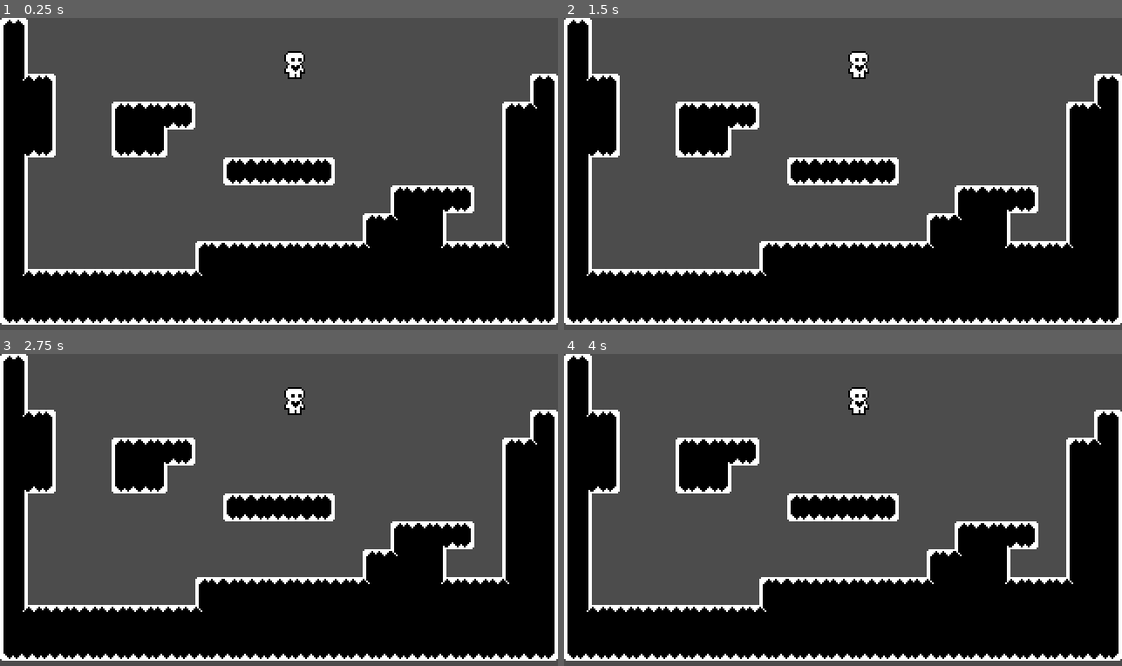
Above: before the commit, frames 1-4 (two rows, left to right).
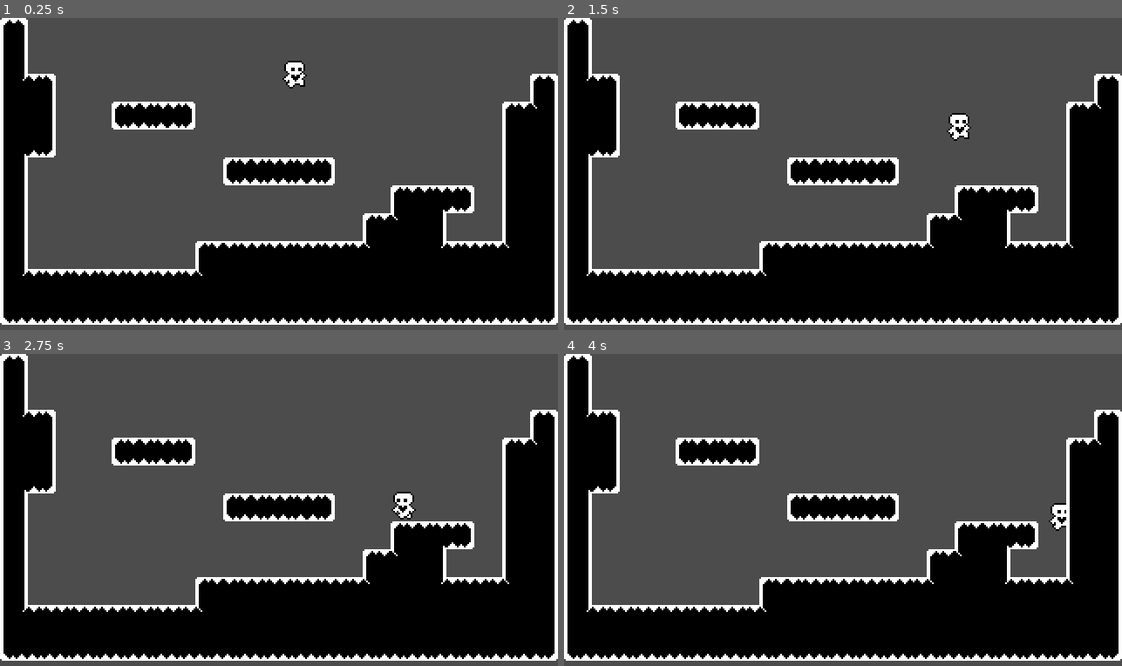
Above: after the commit, the same moments.

Repository: Brun02/Jogo-Plataforma
Game: Godot game, scene res://World.tscn
Same seed, same stepped clock (60 frames per second), same inputs: the game is played once before the commit and once after it.
Inputs:
- Up to frame 1 (0.25 s): no input
- Up to frame 2 (1.5 s): hold Right (ui_right) from 0.53 s (still down); tap Up (ui_up) at 0.6, 0.77, 1.07, 1.35 s
- Up to frame 3 (2.75 s): tap Up (ui_up) at 1.52, 1.82, 2.1 s; release Right (ui_right) at 2.03 s; hold Left (ui_left) from 2.03 s (still down)
- Up to frame 4 (4 s): release Left (ui_left) at 2.78 s; hold Right (ui_right) from 2.78 s (still down); tap Up (ui_up) at 2.85, 3.02, 3.32, 3.6, 3.77 s

The runs differ from the first frame. In frame 1, 1.3% of the frame differs, in the area x 20-55%, y 10-45%; in frame 2, 1.6%, in the area x 20-73%, y 10-45%; in frame 3, 1.6%; in frame 4, 1.5%.

Commit message:
adding sprite changes to player and giving vertical and horizontal movement control

Diff:
--- a/Palmtree Plataform/Player.gd
+++ b/Palmtree Plataform/Player.gd
@@ -1 +1,43 @@
 extends KinematicBody2D
+
+const ACCELERATION = 521
+const MAX_SPEED = 64
+const FRICTION = 0.25
+const AIR_RESISTANCE = 0.02
+const GRAVITY = 200
+const JUMP_FORCE = 128
+
+var motion = Vector2.ZERO
+
+onready var sprite = $Sprite #getting acess to sprite
+onready var animationPlayer = $AnimationPlayer
+
+func _physics_process(delta):
+	var x_input = Input.get_action_strength("ui_right") - Input.get_action_strength("ui_left") #1 if we are pressing right -1 if left 0 if none
+
+	if x_input !=0:
+		animationPlayer.play("Run")
+		motion.x += x_input * ACCELERATION * delta
+		motion.x =clamp(motion.x, -MAX_SPEED, MAX_SPEED) #preveting motion to to get out of bounds
+		sprite.flip_h = x_input <0
+	else:
+		animationPlayer.play("Stand")
+
+
+	motion.y += GRAVITY * delta #applying gravity
+
+	if is_on_floor():
+		if x_input == 0:
+			motion.x = lerp(motion.x, 0, FRICTION) #approaching motion value to 0 by friction
+
+		if Input.is_action_just_pressed("ui_up"):
+			motion.y = -JUMP_FORCE
+	else: #is in air
+		animationPlayer.play("Jump")
+
+		if Input.is_action_just_released("ui_up") and motion.y < -JUMP_FORCE/2: # checking if we are moving up quickly still
+			motion.y = -JUMP_FORCE/2 #slowing the player down if we release the jump key
+
+		if x_input == 0:
+			motion.x = lerp(motion.x, 0, AIR_RESISTANCE)
+	motion = move_and_slide(motion, Vector2.UP) #setting motion as the parameter to move
--- a/Palmtree Plataform/Player.tscn
+++ b/Palmtree Plataform/Player.tscn
@@ -1,10 +1,58 @@
-[gd_scene load_steps=4 format=2]
+[gd_scene load_steps=7 format=2]
 
 [ext_resource path="res://Player.png" type="Texture" id=1]
 [ext_resource path="res://Player.gd" type="Script" id=2]
 
 [sub_resource type="RectangleShape2D" id=1]
 extents = Vector2( 3, 7 )
+
+[sub_resource type="Animation" id=4]
+resource_name = "Jump"
+length = 0.1
+tracks/0/type = "value"
+tracks/0/path = NodePath("Sprite:frame")
+tracks/0/interp = 1
+tracks/0/loop_wrap = true
+tracks/0/imported = false
+tracks/0/enabled = true
+tracks/0/keys = {
+"times": PoolRealArray( 0 ),
+"transitions": PoolRealArray( 1 ),
+"update": 1,
+"values": [ 6 ]
+}
+
+[sub_resource type="Animation" id=2]
+resource_name = "Run"
+length = 0.6
+loop = true
+tracks/0/type = "value"
+tracks/0/path = NodePath("Sprite:frame")
+tracks/0/interp = 1
+tracks/0/loop_wrap = true
+tracks/0/imported = false
+tracks/0/enabled = true
+tracks/0/keys = {
+"times": PoolRealArray( 0, 0.1, 0.2, 0.3, 0.4, 0.5 ),
+"transitions": PoolRealArray( 1, 1, 1, 1, 1, 1 ),
+"update": 1,
+"values": [ 1, 2, 3, 4, 5, 3 ]
+}
+
+[sub_resource type="Animation" id=3]
+resource_name = "Stand"
+tracks/0/type = "value"
+tracks/0/path = NodePath("Sprite:frame")
+tracks/0/interp = 1
+tracks/0/loop_wrap = true
+tracks/0/imported = false
+tracks/0/enabled = true
+tracks/0/keys = {
+"times": PoolRealArray( 0 ),
+"transitions": PoolRealArray( 1 ),
+"update": 1,
+"values": [ 0 ]
+}
 
 [node name="Player" type="KinematicBody2D"]
 script = ExtResource( 2 )
@@ -13,7 +61,13 @@
 position = Vector2( 0, -11 )
 texture = ExtResource( 1 )
 hframes = 7
+frame = 6
 
 [node name="CollisionShape2D" type="CollisionShape2D" parent="."]
 position = Vector2( 0, -8 )
 shape = SubResource( 1 )
+
+[node name="AnimationPlayer" type="AnimationPlayer" parent="."]
+anims/Jump = SubResource( 4 )
+anims/Run = SubResource( 2 )
+anims/Stand = SubResource( 3 )
--- a/Palmtree Plataform/World.tscn
+++ b/Palmtree Plataform/World.tscn
@@ -3,6 +3,12 @@
 [ext_resource path="res://Player.tscn" type="PackedScene" id=1]
 [ext_resource path="res://Tileset.png" type="Texture" id=2]
 
+[sub_resource type="ConvexPolygonShape2D" id=1]
+points = PoolVector2Array( 0, 0, 16, 0, 16, 16, 0, 16 )
+
+[sub_resource type="ConvexPolygonShape2D" id=2]
+points = PoolVector2Array( 0, 0, 16, 0, 16, 16, 0, 16 )
+
 [sub_resource type="ConvexPolygonShape2D" id=3]
 points = PoolVector2Array( 0, 0, 16, 0, 16, 16, 0, 16 )
 
@@ -138,13 +144,7 @@
 [sub_resource type="ConvexPolygonShape2D" id=47]
 points = PoolVector2Array( 0, 0, 16, 0, 16, 16, 0, 16 )
 
-[sub_resource type="ConvexPolygonShape2D" id=48]
-points = PoolVector2Array( 0, 0, 16, 0, 16, 16, 0, 16 )
-
-[sub_resource type="ConvexPolygonShape2D" id=49]
-points = PoolVector2Array( 0, 0, 16, 0, 16, 16, 0, 16 )
-
-[sub_resource type="TileSet" id=2]
+[sub_resource type="TileSet" id=48]
 0/name = "Tileset.png 0"
 0/texture = ExtResource( 2 )
 0/tex_offset = Vector2( 0, 0 )
@@ -164,290 +164,290 @@
 0/navigation_offset = Vector2( 0, 0 )
 0/shape_offset = Vector2( 0, 0 )
 0/shape_transform = Transform2D( 1, 0, 0, 1, 0, 0 )
-0/shape = SubResource( 3 )
+0/shape = SubResource( 1 )
 0/shape_one_way = false
 0/shape_one_way_margin = 1.0
 0/shapes = [ {
 "autotile_coord": Vector2( 0, 0 ),
 "one_way": false,
 "one_way_margin": 1.0,
+"shape": SubResource( 1 ),
+"shape_transform": Transform2D( 1, 0, 0, 1, 0, 0 )
+}, {
+"autotile_coord": Vector2( 1, 0 ),
+"one_way": false,
+"one_way_margin": 1.0,
+"shape": SubResource( 2 ),
+"shape_transform": Transform2D( 1, 0, 0, 1, 0, 0 )
+}, {
+"autotile_coord": Vector2( 2, 0 ),
+"one_way": false,
+"one_way_margin": 1.0,
 "shape": SubResource( 3 ),
 "shape_transform": Transform2D( 1, 0, 0, 1, 0, 0 )
 }, {
-"autotile_coord": Vector2( 1, 0 ),
+"autotile_coord": Vector2( 3, 0 ),
 "one_way": false,
 "one_way_margin": 1.0,
 "shape": SubResource( 4 ),
 "shape_transform": Transform2D( 1, 0, 0, 1, 0, 0 )
 }, {
-"autotile_coord": Vector2( 2, 0 ),
+"autotile_coord": Vector2( 4, 0 ),
 "one_way": false,
 "one_way_margin": 1.0,
 "shape": SubResource( 5 ),
 "shape_transform": Transform2D( 1, 0, 0, 1, 0, 0 )
 }, {
-"autotile_coord": Vector2( 3, 0 ),
+"autotile_coord": Vector2( 5, 0 ),
 "one_way": false,
 "one_way_margin": 1.0,
 "shape": SubResource( 6 ),
 "shape_transform": Transform2D( 1, 0, 0, 1, 0, 0 )
 }, {
-"autotile_coord": Vector2( 4, 0 ),
+"autotile_coord": Vector2( 6, 0 ),
 "one_way": false,
 "one_way_margin": 1.0,
 "shape": SubResource( 7 ),
 "shape_transform": Transform2D( 1, 0, 0, 1, 0, 0 )
 }, {
-"autotile_coord": Vector2( 5, 0 ),
+"autotile_coord": Vector2( 7, 0 ),
 "one_way": false,
 "one_way_margin": 1.0,
 "shape": SubResource( 8 ),
 "shape_transform": Transform2D( 1, 0, 0, 1, 0, 0 )
 }, {
-"autotile_coord": Vector2( 6, 0 ),
+"autotile_coord": Vector2( 8, 0 ),
 "one_way": false,
 "one_way_margin": 1.0,
 "shape": SubResource( 9 ),
 "shape_transform": Transform2D( 1, 0, 0, 1, 0, 0 )
 }, {
-"autotile_coord": Vector2( 7, 0 ),
+"autotile_coord": Vector2( 9, 0 ),
 "one_way": false,
 "one_way_margin": 1.0,
 "shape": SubResource( 10 ),
 "shape_transform": Transform2D( 1, 0, 0, 1, 0, 0 )
 }, {
-"autotile_coord": Vector2( 8, 0 ),
+"autotile_coord": Vector2( 0, 1 ),
 "one_way": false,
 "one_way_margin": 1.0,
 "shape": SubResource( 11 ),
 "shape_transform": Transform2D( 1, 0, 0, 1, 0, 0 )
 }, {
-"autotile_coord": Vector2( 9, 0 ),
+"autotile_coord": Vector2( 1, 1 ),
 "one_way": false,
 "one_way_margin": 1.0,
 "shape": SubResource( 12 ),
 "shape_transform": Transform2D( 1, 0, 0, 1, 0, 0 )
 }, {
-"autotile_coord": Vector2( 0, 1 ),
+"autotile_coord": Vector2( 2, 1 ),
 "one_way": false,
 "one_way_margin": 1.0,
 "shape": SubResource( 13 ),
 "shape_transform": Transform2D( 1, 0, 0, 1, 0, 0 )
 }, {
-"autotile_coord": Vector2( 1, 1 ),
+"autotile_coord": Vector2( 3, 1 ),
 "one_way": false,
 "one_way_margin": 1.0,
 "shape": SubResource( 14 ),
 "shape_transform": Transform2D( 1, 0, 0, 1, 0, 0 )
 }, {
-"autotile_coord": Vector2( 2, 1 ),
+"autotile_coord": Vector2( 4, 1 ),
 "one_way": false,
 "one_way_margin": 1.0,
 "shape": SubResource( 15 ),
 "shape_transform": Transform2D( 1, 0, 0, 1, 0, 0 )
 }, {
-"autotile_coord": Vector2( 3, 1 ),
+"autotile_coord": Vector2( 5, 1 ),
 "one_way": false,
 "one_way_margin": 1.0,
 "shape": SubResource( 16 ),
 "shape_transform": Transform2D( 1, 0, 0, 1, 0, 0 )
 }, {
-"autotile_coord": Vector2( 4, 1 ),
+"autotile_coord": Vector2( 6, 1 ),
 "one_way": false,
 "one_way_margin": 1.0,
 "shape": SubResource( 17 ),
 "shape_transform": Transform2D( 1, 0, 0, 1, 0, 0 )
 }, {
-"autotile_coord": Vector2( 5, 1 ),
+"autotile_coord": Vector2( 7, 1 ),
 "one_way": false,
 "one_way_margin": 1.0,
 "shape": SubResource( 18 ),
 "shape_transform": Transform2D( 1, 0, 0, 1, 0, 0 )
 }, {
-"autotile_coord": Vector2( 6, 1 ),
+"autotile_coord": Vector2( 8, 1 ),
 "one_way": false,
 "one_way_margin": 1.0,
 "shape": SubResource( 19 ),
 "shape_transform": Transform2D( 1, 0, 0, 1, 0, 0 )
 }, {
-"autotile_coord": Vector2( 7, 1 ),
+"autotile_coord": Vector2( 9, 1 ),
 "one_way": false,
 "one_way_margin": 1.0,
 "shape": SubResource( 20 ),
 "shape_transform": Transform2D( 1, 0, 0, 1, 0, 0 )
 }, {
-"autotile_coord": Vector2( 8, 1 ),
+"autotile_coord": Vector2( 0, 2 ),
 "one_way": false,
 "one_way_margin": 1.0,
 "shape": SubResource( 21 ),
 "shape_transform": Transform2D( 1, 0, 0, 1, 0, 0 )
 }, {
-"autotile_coord": Vector2( 9, 1 ),
+"autotile_coord": Vector2( 1, 2 ),
 "one_way": false,
 "one_way_margin": 1.0,
 "shape": SubResource( 22 ),
 "shape_transform": Transform2D( 1, 0, 0, 1, 0, 0 )
 }, {
-"autotile_coord": Vector2( 0, 2 ),
+"autotile_coord": Vector2( 2, 2 ),
 "one_way": false,
 "one_way_margin": 1.0,
 "shape": SubResource( 23 ),
 "shape_transform": Transform2D( 1, 0, 0, 1, 0, 0 )
 }, {
-"autotile_coord": Vector2( 1, 2 ),
+"autotile_coord": Vector2( 3, 2 ),
 "one_way": false,
 "one_way_margin": 1.0,
 "shape": SubResource( 24 ),
 "shape_transform": Transform2D( 1, 0, 0, 1, 0, 0 )
 }, {
-"autotile_coord": Vector2( 2, 2 ),
+"autotile_coord": Vector2( 4, 2 ),
 "one_way": false,
 "one_way_margin": 1.0,
 "shape": SubResource( 25 ),
 "shape_transform": Transform2D( 1, 0, 0, 1, 0, 0 )
 }, {
-"autotile_coord": Vector2( 3, 2 ),
+"autotile_coord": Vector2( 5, 2 ),
 "one_way": false,
 "one_way_margin": 1.0,
 "shape": SubResource( 26 ),
 "shape_transform": Transform2D( 1, 0, 0, 1, 0, 0 )
 }, {
-"autotile_coord": Vector2( 4, 2 ),
+"autotile_coord": Vector2( 6, 2 ),
 "one_way": false,
 "one_way_margin": 1.0,
 "shape": SubResource( 27 ),
 "shape_transform": Transform2D( 1, 0, 0, 1, 0, 0 )
 }, {
-"autotile_coord": Vector2( 5, 2 ),
+"autotile_coord": Vector2( 7, 2 ),
 "one_way": false,
 "one_way_margin": 1.0,
 "shape": SubResource( 28 ),
 "shape_transform": Transform2D( 1, 0, 0, 1, 0, 0 )
 }, {
-"autotile_coord": Vector2( 6, 2 ),
+"autotile_coord": Vector2( 8, 2 ),
 "one_way": false,
 "one_way_margin": 1.0,
 "shape": SubResource( 29 ),
 "shape_transform": Transform2D( 1, 0, 0, 1, 0, 0 )
 }, {
-"autotile_coord": Vector2( 7, 2 ),
+"autotile_coord": Vector2( 9, 2 ),
 "one_way": false,
 "one_way_margin": 1.0,
 "shape": SubResource( 30 ),
 "shape_transform": Transform2D( 1, 0, 0, 1, 0, 0 )
 }, {
-"autotile_coord": Vector2( 8, 2 ),
+"autotile_coord": Vector2( 10, 2 ),
 "one_way": false,
 "one_way_margin": 1.0,
 "shape": SubResource( 31 ),
 "shape_transform": Transform2D( 1, 0, 0, 1, 0, 0 )
 }, {
-"autotile_coord": Vector2( 9, 2 ),
+"autotile_coord": Vector2( 0, 3 ),
 "one_way": false,
 "one_way_margin": 1.0,
 "shape": SubResource( 32 ),
 "shape_transform": Transform2D( 1, 0, 0, 1, 0, 0 )
 }, {
-"autotile_coord": Vector2( 10, 2 ),
+"autotile_coord": Vector2( 1, 3 ),
 "one_way": false,
 "one_way_margin": 1.0,
 "shape": SubResource( 33 ),
 "shape_transform": Transform2D( 1, 0, 0, 1, 0, 0 )
 }, {
-"autotile_coord": Vector2( 0, 3 ),
+"autotile_coord": Vector2( 2, 3 ),
 "one_way": false,
 "one_way_margin": 1.0,
 "shape": SubResource( 34 ),
 "shape_transform": Transform2D( 1, 0, 0, 1, 0, 0 )
 }, {
-"autotile_coord": Vector2( 1, 3 ),
+"autotile_coord": Vector2( 3, 3 ),
 "one_way": false,
 "one_way_margin": 1.0,
 "shape": SubResource( 35 ),
 "shape_transform": Transform2D( 1, 0, 0, 1, 0, 0 )
 }, {
-"autotile_coord": Vector2( 2, 3 ),
+"autotile_coord": Vector2( 4, 3 ),
 "one_way": false,
 "one_way_margin": 1.0,
 "shape": SubResource( 36 ),
 "shape_transform": Transform2D( 1, 0, 0, 1, 0, 0 )
 }, {
-"autotile_coord": Vector2( 3, 3 ),
+"autotile_coord": Vector2( 5, 3 ),
 "one_way": false,
 "one_way_margin": 1.0,
 "shape": SubResource( 37 ),
 "shape_transform": Transform2D( 1, 0, 0, 1, 0, 0 )
 }, {
-"autotile_coord": Vector2( 4, 3 ),
+"autotile_coord": Vector2( 6, 3 ),
 "one_way": false,
 "one_way_margin": 1.0,
 "shape": SubResource( 38 ),
 "shape_transform": Transform2D( 1, 0, 0, 1, 0, 0 )
 }, {
-"autotile_coord": Vector2( 5, 3 ),
+"autotile_coord": Vector2( 7, 3 ),
 "one_way": false,
 "one_way_margin": 1.0,
 "shape": SubResource( 39 ),
 "shape_transform": Transform2D( 1, 0, 0, 1, 0, 0 )
 }, {
-"autotile_coord": Vector2( 6, 3 ),
+"autotile_coord": Vector2( 8, 3 ),
 "one_way": false,
 "one_way_margin": 1.0,
 "shape": SubResource( 40 ),
 "shape_transform": Transform2D( 1, 0, 0, 1, 0, 0 )
 }, {
-"autotile_coord": Vector2( 7, 3 ),
+"autotile_coord": Vector2( 9, 3 ),
 "one_way": false,
 "one_way_margin": 1.0,
 "shape": SubResource( 41 ),
 "shape_transform": Transform2D( 1, 0, 0, 1, 0, 0 )
 }, {
-"autotile_coord": Vector2( 8, 3 ),
+"autotile_coord": Vector2( 10, 3 ),
 "one_way": false,
 "one_way_margin": 1.0,
 "shape": SubResource( 42 ),
 "shape_transform": Transform2D( 1, 0, 0, 1, 0, 0 )
 }, {
-"autotile_coord": Vector2( 9, 3 ),
+"autotile_coord": Vector2( 4, 4 ),
 "one_way": false,
 "one_way_margin": 1.0,
 "shape": SubResource( 43 ),
 "shape_transform": Transform2D( 1, 0, 0, 1, 0, 0 )
 }, {
-"autotile_coord": Vector2( 10, 3 ),
+"autotile_coord": Vector2( 5, 4 ),
 "one_way": false,
 "one_way_margin": 1.0,
 "shape": SubResource( 44 ),
 "shape_transform": Transform2D( 1, 0, 0, 1, 0, 0 )
 }, {
-"autotile_coord": Vector2( 4, 4 ),
+"autotile_coord": Vector2( 6, 4 ),
 "one_way": false,
 "one_way_margin": 1.0,
 "shape": SubResource( 45 ),
 "shape_transform": Transform2D( 1, 0, 0, 1, 0, 0 )
 }, {
-"autotile_coord": Vector2( 5, 4 ),
+"autotile_coord": Vector2( 7, 4 ),
 "one_way": false,
 "one_way_margin": 1.0,
 "shape": SubResource( 46 ),
 "shape_transform": Transform2D( 1, 0, 0, 1, 0, 0 )
 }, {
-"autotile_coord": Vector2( 6, 4 ),
+"autotile_coord": Vector2( 8, 4 ),
 "one_way": false,
 "one_way_margin": 1.0,
 "shape": SubResource( 47 ),
-"shape_transform": Transform2D( 1, 0, 0, 1, 0, 0 )
-}, {
-"autotile_coord": Vector2( 7, 4 ),
-"one_way": false,
-"one_way_margin": 1.0,
-"shape": SubResource( 48 ),
-"shape_transform": Transform2D( 1, 0, 0, 1, 0, 0 )
-}, {
-"autotile_coord": Vector2( 8, 4 ),
-"one_way": false,
-"one_way_margin": 1.0,
-"shape": SubResource( 49 ),
 "shape_transform": Transform2D( 1, 0, 0, 1, 0, 0 )
 } ]
 0/z_index = 0
@@ -458,7 +458,7 @@
 position = Vector2( 169, 36 )
 
 [node name="TileMap" type="TileMap" parent="."]
-tile_set = SubResource( 2 )
+tile_set = SubResource( 48 )
 cell_size = Vector2( 16, 16 )
 format = 1
-tile_data = PoolIntArray( 0, 0, 3, 65536, 0, 65539, 131072, 0, 131076, 131073, 0, 2, 131091, 0, 3, 196608, 0, 65536, 196609, 0, 65538, 196612, 0, 0, 196613, 0, 5, 196614, 0, 196610, 196626, 0, 0, 196627, 0, 131079, 262144, 0, 65540, 262145, 0, 131074, 262148, 0, 131072, 262149, 0, 131074, 262162, 0, 65536, 262163, 0 …(1286 unchanged characters)…
+tile_data = PoolIntArray( 0, 0, 3, 65536, 0, 65539, 131072, 0, 131076, 131073, 0, 2, 131091, 0, 3, 196608, 0, 65536, 196609, 0, 65538, 196612, 0, 196608, 196613, 0, 196609, 196614, 0, 196610, 196626, 0, 0, 196627, 0, 131079, 262144, 0, 65540, 262145, 0, 131074, 262162, 0, 65536, 262163, 0 …(1286 unchanged characters)…
